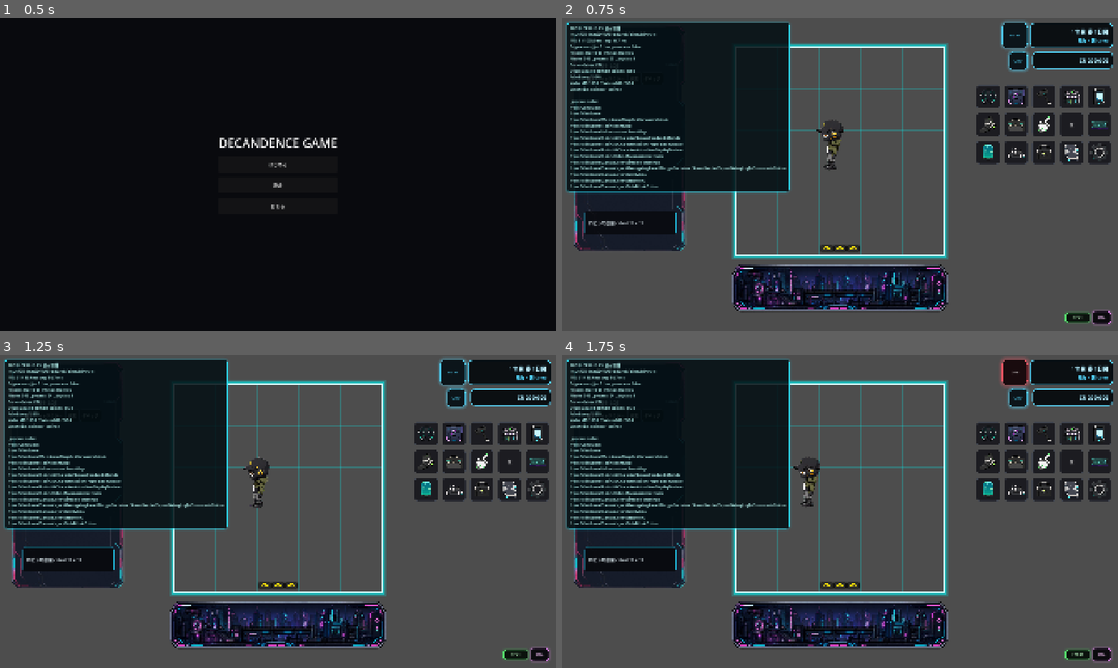
Above: before the commit, frames 1-4 (two rows, left to right).
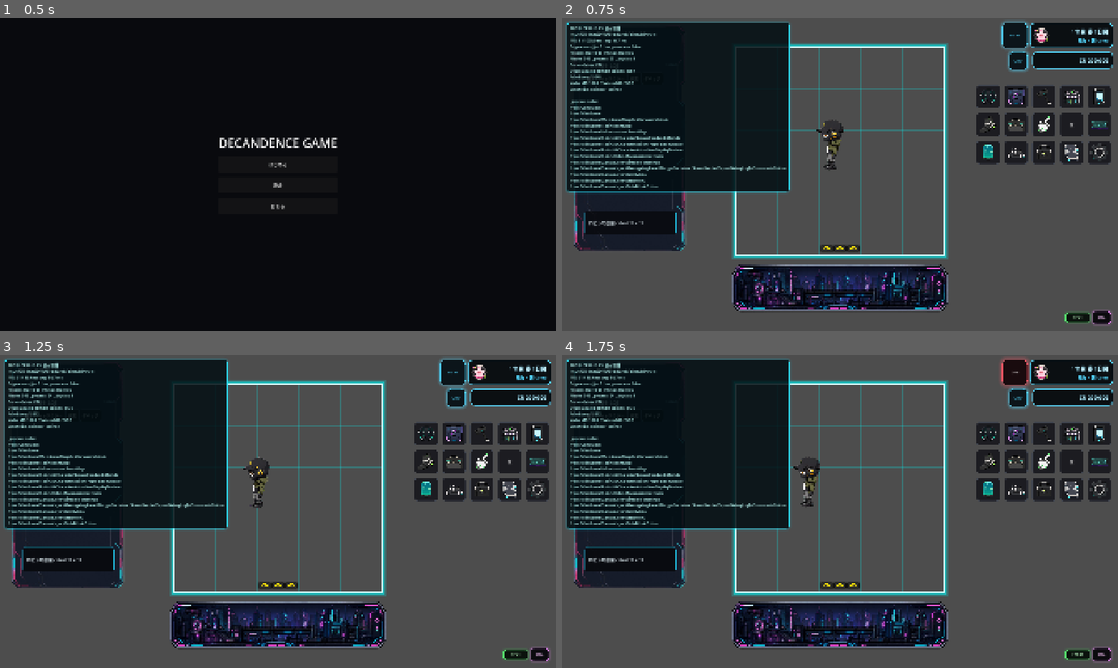
Above: after the commit, the same moments.

Repository: grimoire1089-coder/optimistic
Game: Godot game, scene res://Scenes/Boot/TitleScene.tscn
Same seed, same stepped clock (60 frames per second), same inputs: the game is played once before the commit and once after it. Sound files missing from this copy of the repository are replaced by a short silence.
Inputs:
- Up to frame 1 (0.5 s): no input
- Up to frame 2 (0.75 s): click "はじめる" at 0.5 s
- Up to frame 3 (1.25 s): no input
- Up to frame 4 (1.75 s): click "BGM" at 1.25 s

Frame 1 is identical in both runs. In frame 2, 0.1% of the frame differs, in the area x 5-88%, y 3-22%; in frame 3, 0.1%; in frame 4, 0.1%.

Commit message:
Fix season icon asset paths

Diff:
--- a/Scripts/UI/HUD/ClockDisplay.gd
+++ b/Scripts/UI/HUD/ClockDisplay.gd
@@ -2,10 +2,10 @@
 
 @export var clock_path: NodePath
 @export var weather_path: NodePath
-@export var spring_icon_path: String = "res://Assets/UI/Parts/春.png"
-@export var summer_icon_path: String = "res://Assets/UI/Parts/夏.png"
-@export var autumn_icon_path: String = "res://Assets/UI/Parts/秋.png"
-@export var winter_icon_path: String = "res://Assets/UI/Parts/冬.png"
+@export var spring_icon_path: String = "res://Assets/UI/Parts/Spring.png"
+@export var summer_icon_path: String = "res://Assets/UI/Parts/Summer.png"
+@export var autumn_icon_path: String = "res://Assets/UI/Parts/Autumn.png"
+@export var winter_icon_path: String = "res://Assets/UI/Parts/Winter.png"
 @export var season_icon_size: Vector2 = Vector2(56, 56)
 @export var panel_bg_color: Color = Color(0.01, 0.025, 0.04, 0.88)
 @export var panel_border_color: Color = Color(0.33, 0.85, 1.0, 0.95)
